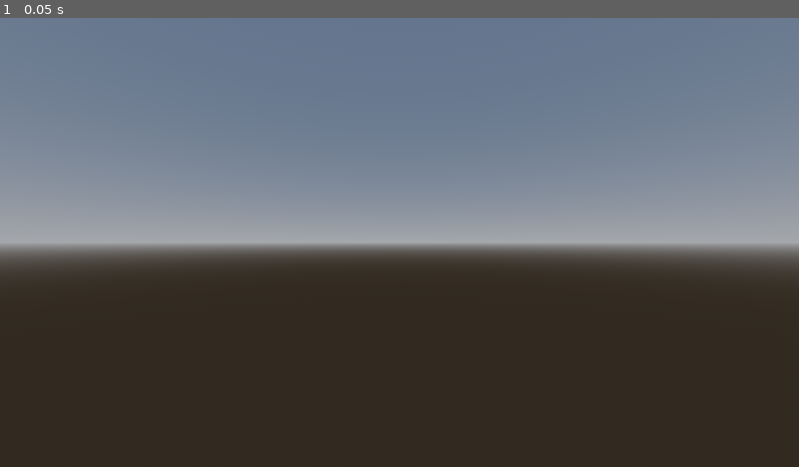
Above: before the commit, frame 1.
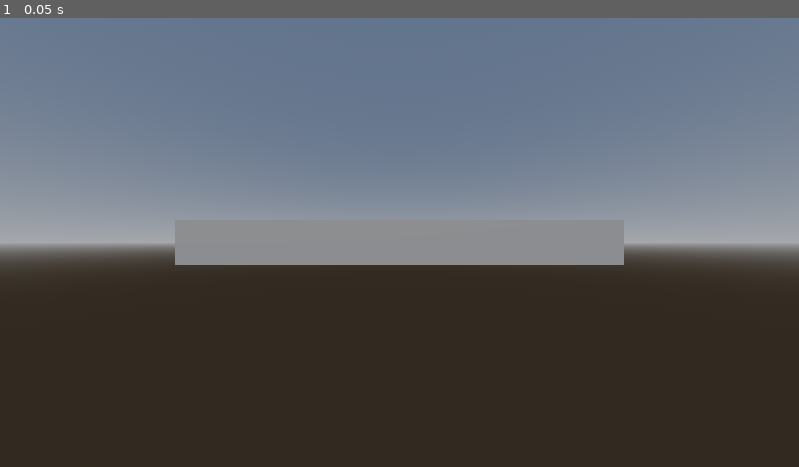
Above: after the commit, the same moment.

Repository: lcrol77/godot-coding-challenges
Game: Godot game, scene res://graph.tscn
Same seed, same stepped clock (60 frames per second), same inputs: the game is played once before the commit and once after it. Before the commit the project has no main scene; this scene is started directly in both runs.
Inputs:
- Up to frame 1 (0.05 s): no input

The runs differ from the first frame. In frame 1, 3.2% of the frame differs, in the area x 21-79%, y 47-56%.

Commit message:
displaying the points

Diff:
--- /dev/null
+++ b/graph/graph.gd
@@ -0,0 +1,11 @@
+extends Node3D
+
+@export var point_prefab: PackedScene
+@export var number_points: int = 10
+
+func _ready() -> void:
+	for i in range(number_points):
+		var point: Node3D = point_prefab.instantiate()
+		add_child(point)
+		point.position = Vector3.RIGHT * (((i as float) + .5) / 5.0 - 1.0)
+		point.scale = Vector3.ONE / 5
--- a/graph/graph.tscn
+++ b/graph/graph.tscn
@@ -1,4 +1,7 @@
-[gd_scene load_steps=4 format=3 uid="uid://clg2r6xldcfft"]
+[gd_scene load_steps=6 format=3 uid="uid://clg2r6xldcfft"]
+
+[ext_resource type="Script" uid="uid://bete8h66aor0p" path="res://graph.gd" id="1_41hjn"]
+[ext_resource type="PackedScene" uid="uid://bi6e2mpdj8f16" path="res://point.tscn" id="2_2637j"]
 
 [sub_resource type="ProceduralSkyMaterial" id="ProceduralSkyMaterial_q2ojr"]
 
@@ -13,8 +16,14 @@
 reflected_light_source = 2
 
 [node name="Graph" type="Node3D"]
+script = ExtResource("1_41hjn")
+point_prefab = ExtResource("2_2637j")
 
 [node name="Camera3D" type="Camera3D" parent="."]
+transform = Transform3D(1, 0, 0, 0, 1, 0, 0, 0, 1, 0, 0, 10)
+projection = 1
+fov = 60.0
+size = 2.0
 
 [node name="WorldEnvironment" type="WorldEnvironment" parent="."]
 environment = SubResource("Environment_2637j")
--- /dev/null
+++ b/graph/point.tscn
@@ -0,0 +1,3 @@
+[gd_scene format=3 uid="uid://bi6e2mpdj8f16"]
+
+[node name="Point" type="CSGBox3D"]
--- a/graph/project.godot
+++ b/graph/project.godot
@@ -11,8 +11,14 @@
 [application]
 
 config/name="graph"
+run/main_scene="uid://clg2r6xldcfft"
 config/features=PackedStringArray("4.4", "Forward Plus")
 config/icon="uid://c3c6f6oxuk3ny"
+
+[display]
+
+window/size/viewport_width=1920
+window/size/viewport_height=1080
 
 [dotnet]
 
Not shown, added: graph/graph.gd.uid
